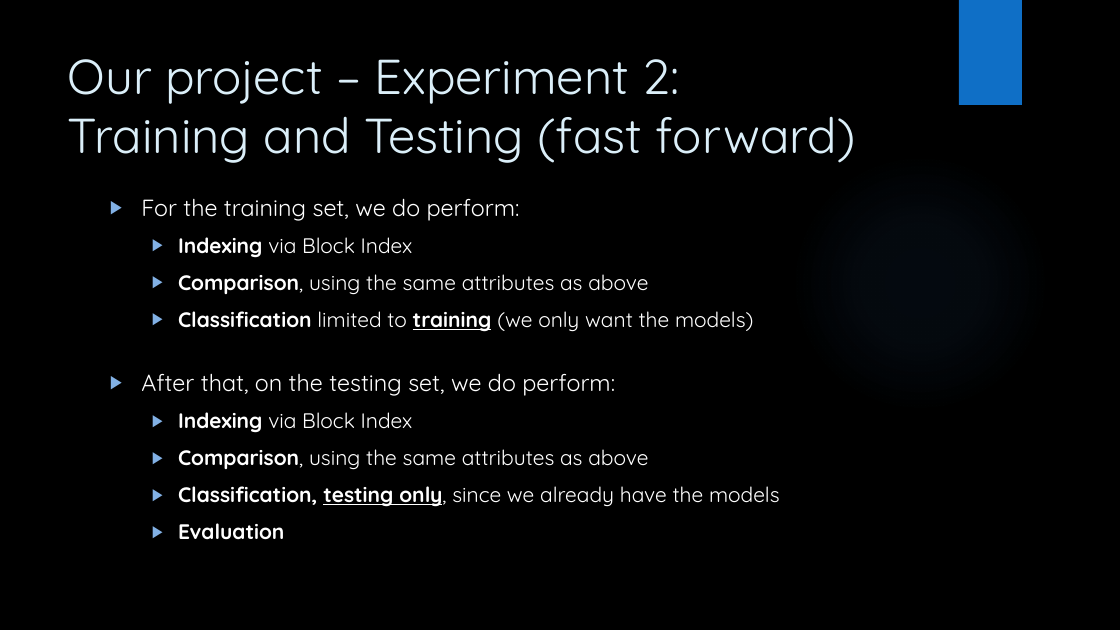
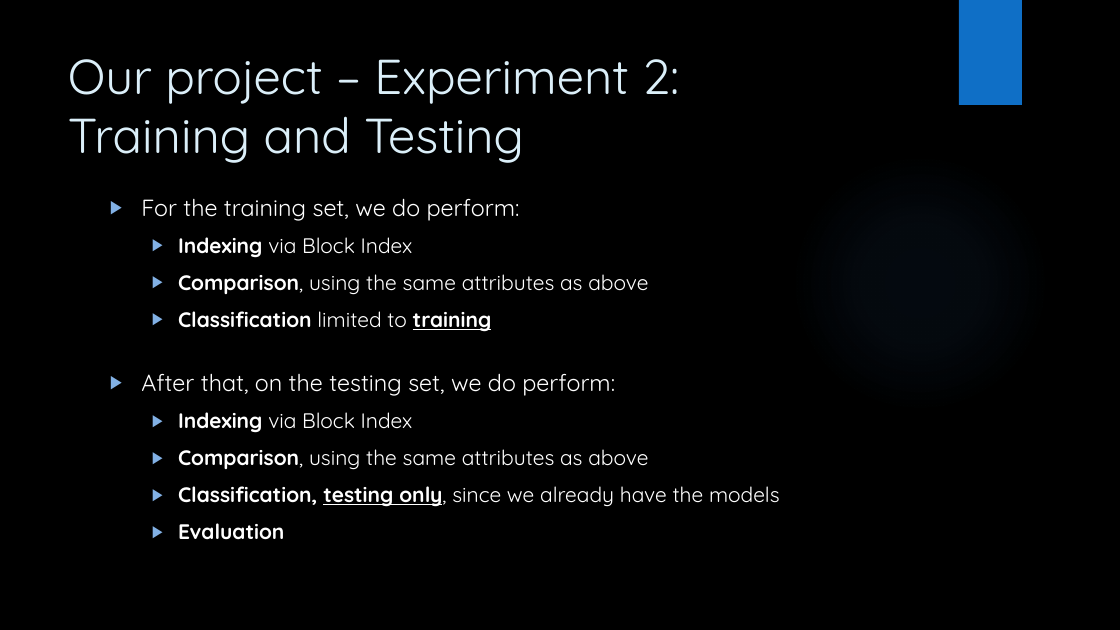
Before and after one commit to frenkowski/ML_aided_RecordLinkage, a slide deck: slide 27 of DA_project_slides.pptx. Drawn at 1120x630 pixels with LibreOffice and Linux fonts; fonts in the diff are those of the drawing; background and template pictures are left out. Boxes give left, top, right and bottom in pixels: in the first picture for what was removed or moved away, otherwise in the second. Text is boxed around its words. In the diff, an @@ line names an element or a change of style, - is before the commit and + after.

Commit message:
Final Commit (?)

```diff
--- a/DA_project_slides.pptx
+++ b/DA_project_slides.pptx
@@ title at [68,59,679,163]: text changed @@
-Our project – Experiment 2:
-Training and Testing (fast forward)
+Our project – Experiment 2:
+Training and Testing
@@ text at [178,311,492,332]: text changed; bold on @@
-  ▶ Classification limited to training (we only want the models)
+  ▶ Classification limited to training
```
Also in this commit, not shown: 15 other slides changed.
